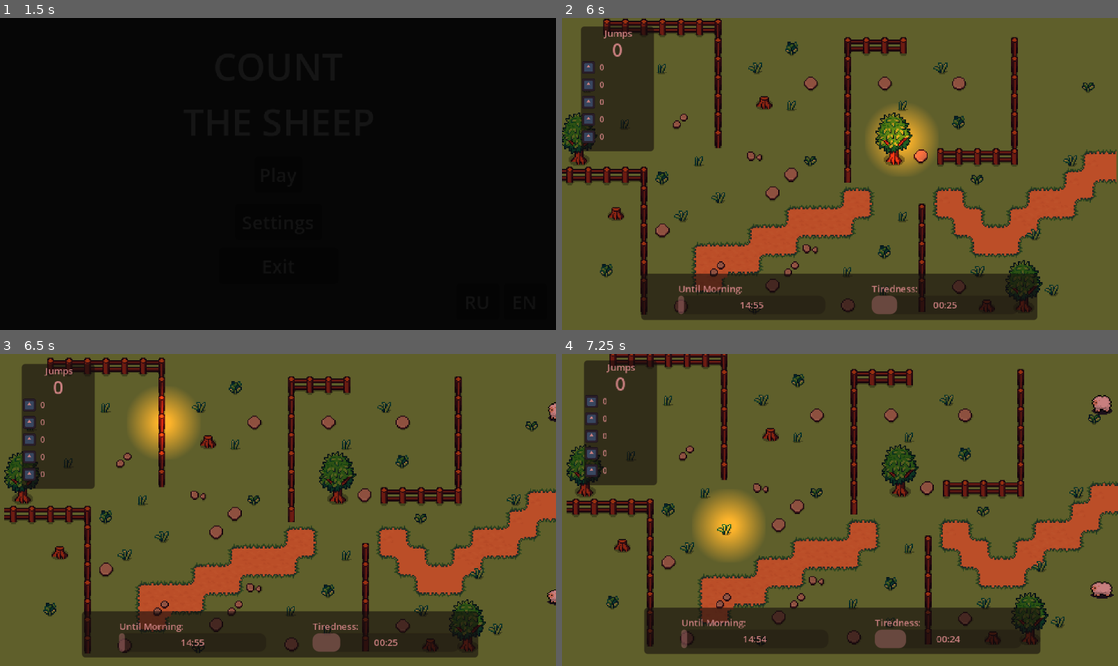
Above: before the commit, frames 1-4 (two rows, left to right).
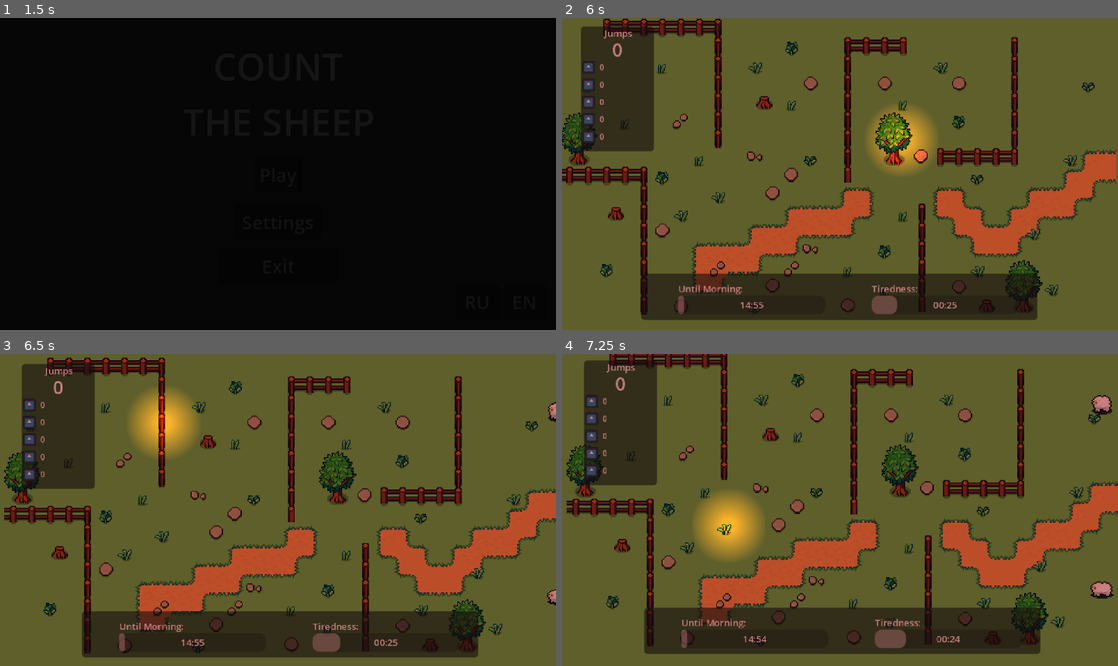
Above: after the commit, the same moments.

Repository: kandlash/Count-The-Sheep
Game: Godot game, scene res://scenes/main_menu.tscn
Same seed, same stepped clock (60 frames per second), same inputs: the game is played once before the commit and once after it. The engine's default icon, where the game draws it, is replaced by a stand-in: a white triangle on a blue panel in a dark square. Sound files missing from this copy of the repository are replaced by a short silence.
Inputs (mouse positions are in pixels of both pictures, inside the frame that each line leads up to):
- Up to frame 1 (1.5 s): click "Play" at 0.5 s; click "Play" at 1.25 s
- Up to frame 2 (6 s): tap Enter (ui_accept) at 2, 2.1, 2.27, 2.57, 3.6, 5.1, 5.27, 5.57 s; move the mouse to (812, 236) at 2.02 s; click (812, 236) at 2.17 s; drag from (1006, 220) to (1017, 92) at 2.77 s; move the mouse to (673, 127) at 3.52 s; click (673, 127) at 3.67 s; drag from (867, 174) to (728, 83) at 4.27 s; move the mouse to (756, 96) at 5.02 s; click (756, 96) at 5.17 s; drag from (962, 158) to (723, 86) at 5.77 s
- Up to frame 3 (6.5 s): no input
- Up to frame 4 (7.25 s): move the mouse to (728, 525) at 6.52 s; tap Enter (ui_accept) at 6.6 s; click (728, 525) at 6.67 s

Frame 1 is identical in both runs. In frame 2, less than 0.1% of the frame differs, in the area x 30-81%, y 6-82%; in frame 3, less than 0.1%; in frame 4, less than 0.1%.

Commit message:
only one dog can chase

Diff:
--- a/scenes/world.tscn
+++ b/scenes/world.tscn
@@ -417,7 +417,7 @@
 dog_scene = ExtResource("14_o8fc1")
 
 [node name="cursor_light" type="PointLight2D" parent="." unique_id=1528558070]
-position = Vector2(104, 137)
+position = Vector2(-137, 0)
 color = Color(1, 0.34117648, 0, 1)
 energy = 1.31
 shadow_enabled = true
@@ -425,7 +425,7 @@
 script = ExtResource("1_w7kh3")
 
 [node name="Camera2D" type="Camera2D" parent="." unique_id=846563208]
-position = Vector2(240, 137)
+position = Vector2(-1, 0)
 script = ExtResource("1_7r4gi")
 
 [node name="UIHolder" type="Node2D" parent="Camera2D" unique_id=1639074349]
@@ -661,75 +661,78 @@
 label_settings = SubResource("LabelSettings_o8fc1")
 
 [node name="ClickManager" type="Node2D" parent="." unique_id=656076700]
+position = Vector2(-241, -137)
 script = ExtResource("1_i7141")
 
 [node name="floor_layer" type="TileMapLayer" parent="." unique_id=920747012]
+position = Vector2(-241, -137)
 tile_map_data = PackedByteArray("AAAAAAAAAAAJAAIAAAABAAAAAAAJAAIAAAACAAAAAAAJAAIAAAADAAAAAAAJAAIAAAAEAAAAAAAJAAIAAAAFAA …(15520 unchanged characters)…
 tile_set = SubResource("TileSet_i7141")
 
 [node name="TileMapLayer" type="TileMapLayer" parent="." unique_id=1384016890]
+position = Vector2(-241, -137)
 tile_map_data = PackedByteArray("AAAPAAgAAAABAAQAAAAPAAcAAAAAAAEAAAAPAAYAAAAAAAEAAAAPAAUAAAAAAAEAAAAPAAQAAAAAAAEAAAAPAA …(1824 unchanged characters)…
 tile_set = SubResource("TileSet_w7kh3")
 
 [node name="fence_area" type="Area2D" parent="." unique_id=1534427354 groups=["fence"]]
-position = Vector2(392, 16)
+position = Vector2(151, -121)
 
 [node name="CollisionShape2D" type="CollisionShape2D" parent="fence_area" unique_id=1940576269]
 position = Vector2(0, 55)
 shape = SubResource("RectangleShape2D_qfnet")
 
 [node name="fence_area2" type="Area2D" parent="." unique_id=1683386172 groups=["fence"]]
-position = Vector2(248, 18)
+position = Vector2(7, -119)
 
 [node name="CollisionShape2D" type="CollisionShape2D" parent="fence_area2" unique_id=1727353433]
 position = Vector2(0, 62)
 shape = SubResource("RectangleShape2D_i7141")
 
 [node name="fence_area3" type="Area2D" parent="." unique_id=203638001 groups=["fence"]]
-position = Vector2(136, 0)
+position = Vector2(-105, -137)
 
 [node name="CollisionShape2D" type="CollisionShape2D" parent="fence_area3" unique_id=917390562]
 position = Vector2(0, 56)
 shape = SubResource("RectangleShape2D_4mrxx")
 
 [node name="fence_area4" type="Area2D" parent="." unique_id=723736558 groups=["fence"]]
-position = Vector2(72, 128)
+position = Vector2(-169, -9)
 
 [node name="CollisionShape2D" type="CollisionShape2D" parent="fence_area4" unique_id=202538714]
 position = Vector2(0, 64)
 shape = SubResource("RectangleShape2D_7r4gi")
 
 [node name="fence_area5" type="Area2D" parent="." unique_id=134666949 groups=["fence"]]
-position = Vector2(312, 160)
+position = Vector2(71, 23)
 
 [node name="CollisionShape2D" type="CollisionShape2D" parent="fence_area5" unique_id=417027826]
 position = Vector2(0, 47)
 shape = SubResource("RectangleShape2D_w7kh3")
 
 [node name="sheep_generator" parent="." unique_id=1854909243 instance=ExtResource("7_i7141")]
-position = Vector2(-80, 32)
+position = Vector2(-321, -105)
 direction = 1
 spawn_delay_min = 5.0
 spawn_delay_max = 15.0
 
 [node name="sheep_generator2" parent="." unique_id=304572534 instance=ExtResource("7_i7141")]
-position = Vector2(-80, 80)
+position = Vector2(-321, -57)
 direction = 1
 spawn_delay_min = 8.0
 spawn_delay_max = 17.0
 
 [node name="sheep_generator3" parent="." unique_id=215713845 instance=ExtResource("7_i7141")]
-position = Vector2(496, 208)
+position = Vector2(255, 71)
 spawn_delay_min = 6.0
 spawn_delay_max = 15.0
 
 [node name="sheep_generator5" parent="." unique_id=1102858592 instance=ExtResource("7_i7141")]
-position = Vector2(496, 48)
+position = Vector2(255, -89)
 spawn_delay_min = 6.0
 spawn_delay_max = 15.0
 
 [node name="sheep_killer" type="Area2D" parent="." unique_id=1832392548]
-position = Vector2(-192, 0)
+position = Vector2(-433, -137)
 script = ExtResource("8_4mrxx")
 
 [node name="CollisionShape2D" type="CollisionShape2D" parent="sheep_killer" unique_id=148843001]
@@ -737,7 +740,7 @@
 shape = SubResource("RectangleShape2D_e3hyu")
 
 [node name="sheep_killer2" type="Area2D" parent="." unique_id=346751430]
-position = Vector2(592, 0)
+position = Vector2(351, -137)
 script = ExtResource("8_4mrxx")
 
 [node name="CollisionShape2D" type="CollisionShape2D" parent="sheep_killer2" unique_id=907120631]
@@ -745,11 +748,12 @@
 shape = SubResource("RectangleShape2D_e3hyu")
 
 [node name="main_light" type="DirectionalLight2D" parent="." unique_id=360716759]
+position = Vector2(-241, -137)
 energy = 0.5
 blend_mode = 1
 
 [node name="sunset_light" type="DirectionalLight2D" parent="." unique_id=1953626672]
-position = Vector2(-1, 0)
+position = Vector2(-242, -137)
 color = Color(1, 0, 0, 1)
 energy = 0.3
 
--- a/scripts/dog.gd
+++ b/scripts/dog.gd
@@ -106,22 +106,32 @@
 		if not is_instance_valid(s):
 			continue
 
-		if s.get_parent().state != s.get_parent().State.BLOCKED:
+		var sheep = s.get_parent()
+
+		if sheep.state != sheep.State.BLOCKED:
 			continue
 
-		if not s.get_parent().blocked_by_fence:
+		if not sheep.blocked_by_fence:
 			continue
 
-		if global_position.distance_to( s.get_parent().global_position) > scan_radius:
+		if sheep.hunted_by != null:
 			continue
 
-		candidates.append(s)
+		if global_position.distance_to(sheep.global_position) > scan_radius:
+			continue
+
+		candidates.append(sheep)
 
 	if candidates.is_empty():
 		return
 
-	target_sheep = candidates.pick_random().get_parent()
-	state = State.CHASE
+	candidates.shuffle()
+
+	for s in candidates:
+		if s.try_claim(self):
+			target_sheep = s
+			state = State.CHASE
+			return
 
 func _bark() -> void:
 	state = State.BARK
--- a/scripts/sheep.gd
+++ b/scripts/sheep.gd
@@ -71,6 +71,23 @@
 	3: Color(0.8, 0.4, 1.0),
 	4: Color(1.0, 0.7, 0.2)
 }
+
+# 🧠 NEW: кто "охотится" за овцой
+var hunted_by: Node = null
+
+
+# -------------------- CLAIM SYSTEM --------------------
+
+func try_claim(dog: Node) -> bool:
+	if hunted_by == null or not is_instance_valid(hunted_by):
+		hunted_by = dog
+		return true
+	return false
+
+
+func release_claim(dog: Node) -> void:
+	if hunted_by == dog:
+		hunted_by = null
 
 # --------------------------------------------------
 
